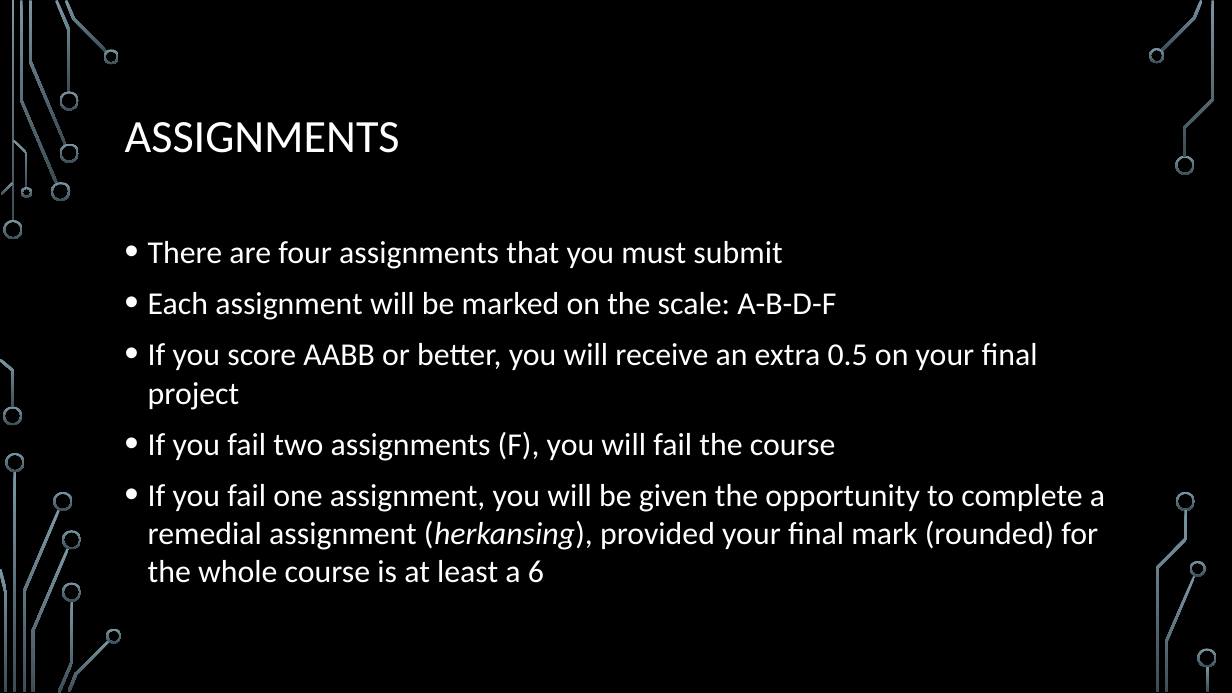
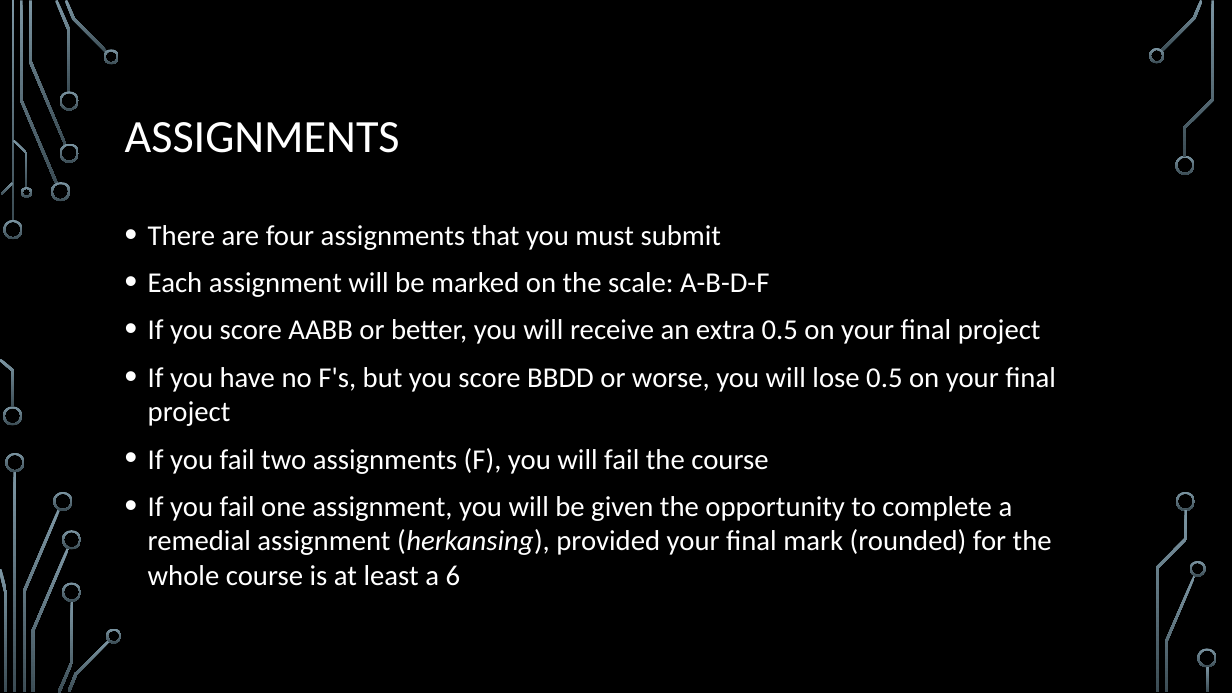
Before and after one commit to egges/mso, a slide deck: slide 28 of slides/introduction.pptx. Drawn at 1232x693 pixels with LibreOffice and Linux fonts; fonts in the diff are those of the drawing; background and template pictures are left out. Boxes give left, top, right and bottom in pixels: in the first picture for what was removed or moved away, otherwise in the second. Text is boxed around its words. In the diff, an @@ line names an element or a change of style, - is before the commit and + after.

```diff
--- a/slides/introduction.pptx
+++ b/slides/introduction.pptx
@@ text "There are four assignments that ..." moved from (x1=148, y1=241, x2=1105, y2=583) to (x1=148, y1=225, x2=1056, y2=586) @@
@@ text at (x1=148, y1=225, x2=1052, y2=586): size 24.8 to 22.4 pt in "There are four assignments that you must ...", "Each assignment will be marked on the ...", "If you score AABB or better, you ...", "If you fail two assignments (F), you ..." and 1 more places @@
@@ text at (x1=148, y1=367, x2=1056, y2=426): paragraph added @@
+• If you have no F's, but you score BBDD or worse, you will lose 0.5 on your final project
```
Also in this commit, not shown: 2 other slides changed, 4 slides added, 2 other files.
